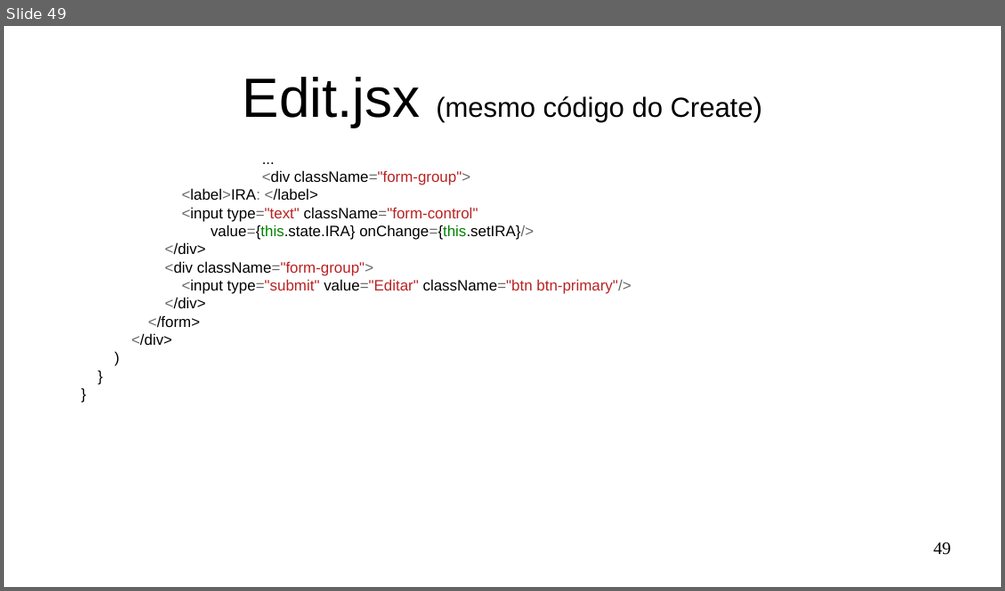
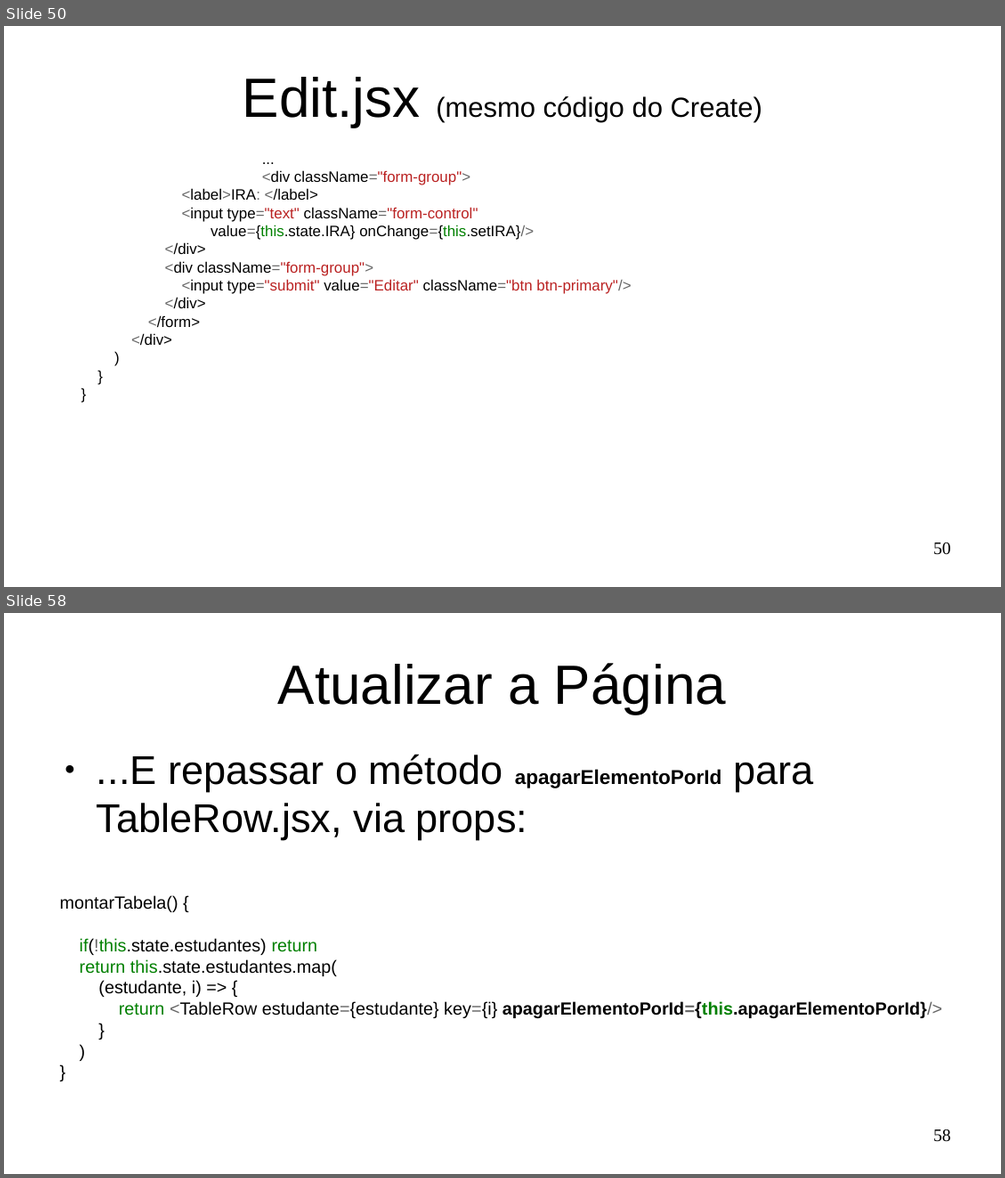
Before and after one commit to Marques-Dev/WEB_2020-1, a slide deck: SLIDES/aula03.odp. Shown one above the other, each under a label of ours: slide 49 before the commit, slides 50 and 58 after it; the slides between them are not shown. The pictures are 1005x591 and 1005x1178 pixels, drawn with LibreOffice and Linux fonts; fonts in the diff are those of the drawing. Boxes give left, top, right and bottom in pixels: in the first picture for what was removed or moved away, otherwise in the second. Text is boxed around its words. In the diff, an @@ line names an element or a change of style, - is before the commit and + after.

```diff
--- a/SLIDES/aula03.odp
+++ b/SLIDES/aula03.odp
@@ slide 58 added at [4, 613, 1001, 1174], background #FFFFFF @@
@@ title added at [278, 663, 726, 714], 44 pt, text #000000 @@
+Atualizar a Página
@@ text added at [97, 754, 813, 840], 32 pt, text #000000 @@
+● ...E repassar o método apagarElementoPorId para TableRow.jsx, via props:
@@ text added at [60, 895, 942, 1019], 14 pt, text #000000 @@
+montarTabela() {
+if(!this.state.estudantes) return
+return this.state.estudantes.map(
+(estudante, i) => {
+return <TableRow estudante={estudante} key={i} apagarElementoPorId={this.apagarElementoPorId}/>
+}
+)
+}
@@ page number added at [933, 1129, 951, 1142], 14 pt, text #000000 @@
+58
@@ what was slide 49 is now slide 50 @@
@@ page number at [933, 542, 951, 555]: text changed @@
-49
+50
```
Also in this commit, not shown: 16 slides changed, 8 other slides added, 6 other files.
